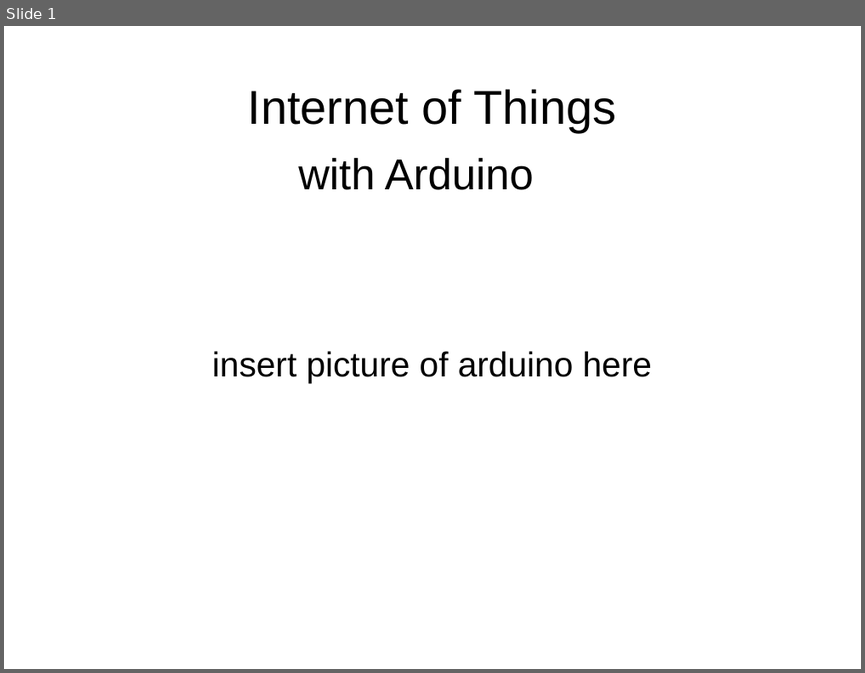
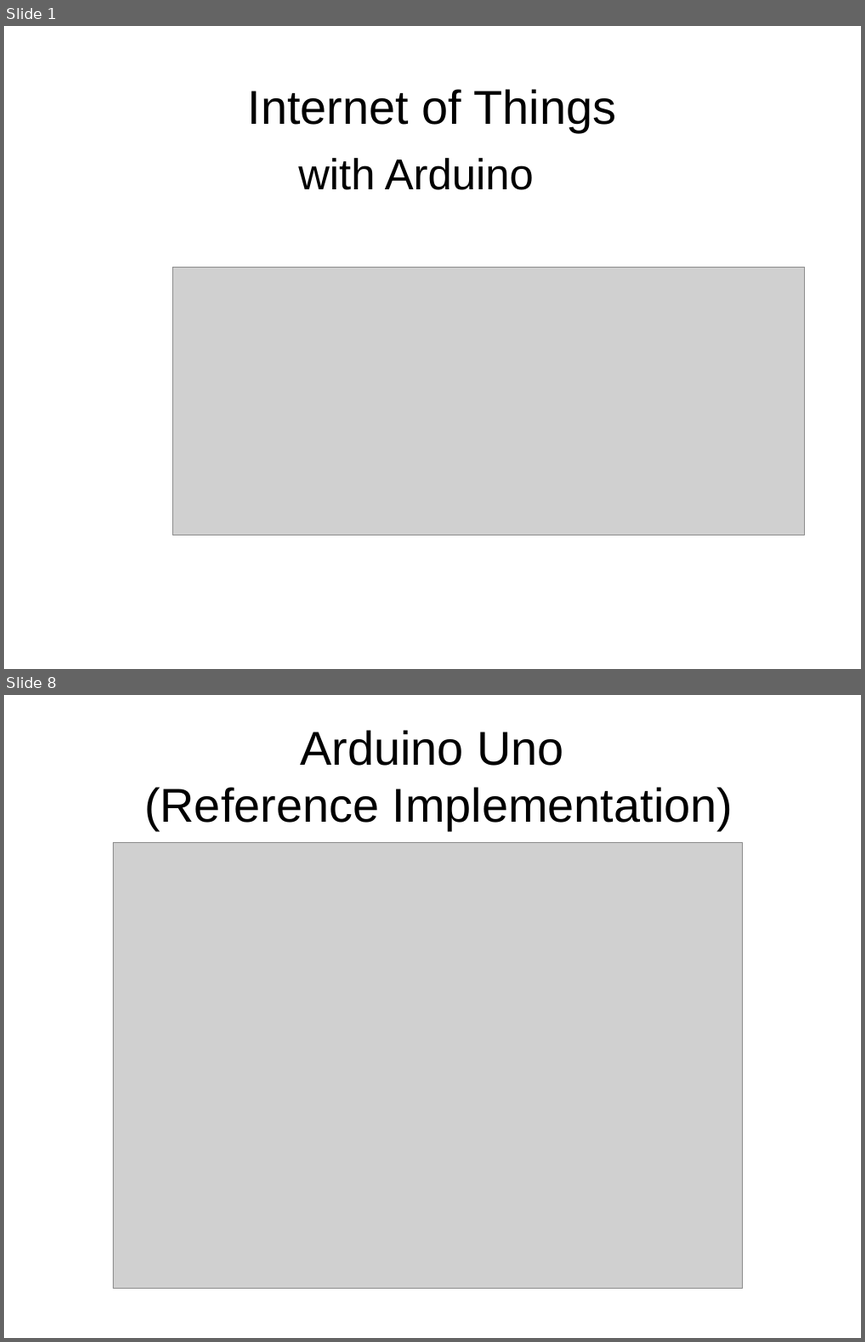
Before and after one commit to jasonmfehr/jug-arduino, a slide deck: presentation/Illnois_JUG_2014_09_09.odp. Shown one above the other, each under a label of ours: slide 1 before the commit, slides 1 and 8 after it; the slides between them are not shown. The pictures are 865x673 and 865x1342 pixels, drawn with LibreOffice and Linux fonts; fonts in the diff are those of the drawing; grey boxes stand for pictures. Boxes give left, top, right and bottom in pixels: in the first picture for what was removed or moved away, otherwise in the second. Text is boxed around its words. In the diff, an @@ line names an element or a change of style, - is before the commit and + after.

```diff
--- a/presentation/Illnois_JUG_2014_09_09.odp
+++ b/presentation/Illnois_JUG_2014_09_09.odp
@@ slide 8 added at (4, 695, 861, 1338), background #FFFFFF @@
@@ title added at (144, 730, 732, 830), 44 pt, text #000000 @@
+Arduino Uno
+(Reference Implementation)
@@ picture added at (113, 843, 743, 1288) @@
@@ slide 1 changed as well @@
@@ picture added at (172, 267, 805, 534) @@
@@ subtitle removed at (212, 351, 652, 383) @@
-insert picture of arduino here
```
Also in this commit, not shown: 10 other slides added.
